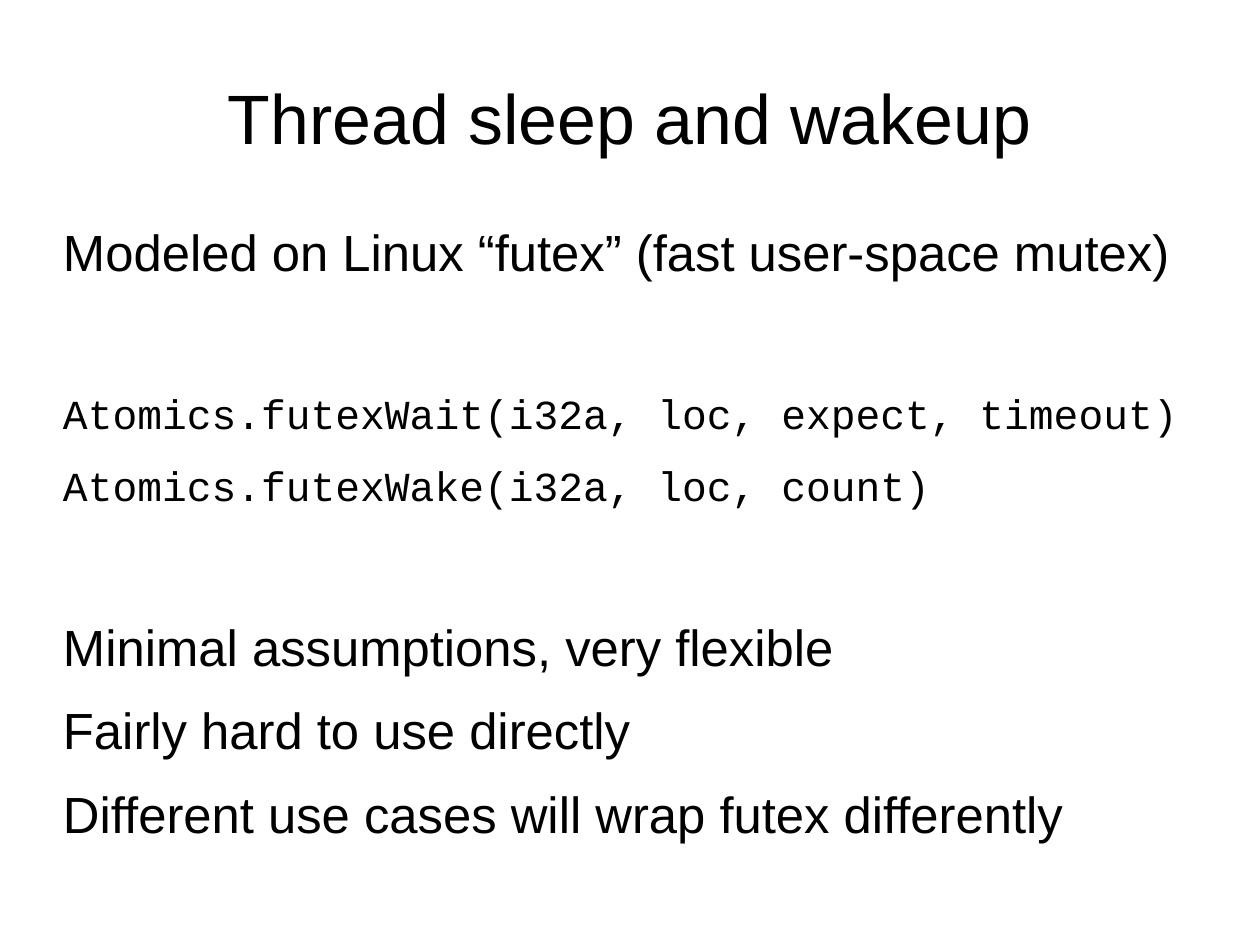
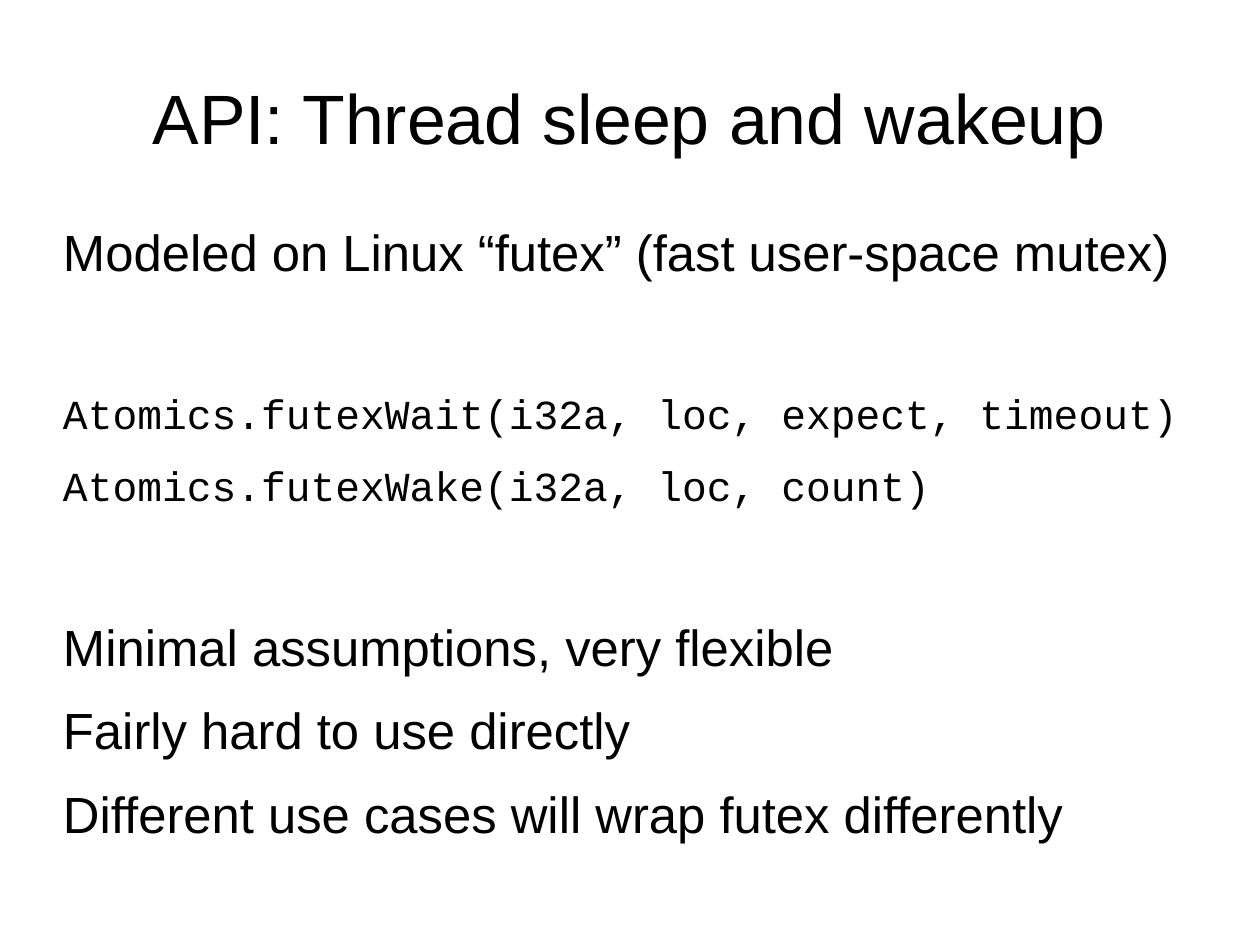
Before and after one commit to tc39/proposal-ecmascript-sharedmem, a slide deck: slide 9 of tc39/presentation-sept-2015.odp (slide 8 before the commit). Drawn at 1260x945 pixels with LibreOffice and Linux fonts; fonts in the diff are those of the drawing. Boxes give left, top, right and bottom in pixels: in the first picture for what was removed or moved away, otherwise in the second. Text is boxed around its words. In the diff, an @@ line names an element or a change of style, - is before the commit and + after.

```diff
--- a/tc39/presentation-sept-2015.odp
+++ b/tc39/presentation-sept-2015.odp
@@ title at [153, 93, 1106, 157]: text changed @@
-Thread sleep and wakeup
+API: Thread sleep and wakeup
```
Also in this commit, not shown: 7 other slides changed, 9 slides added, 1 slide removed.
